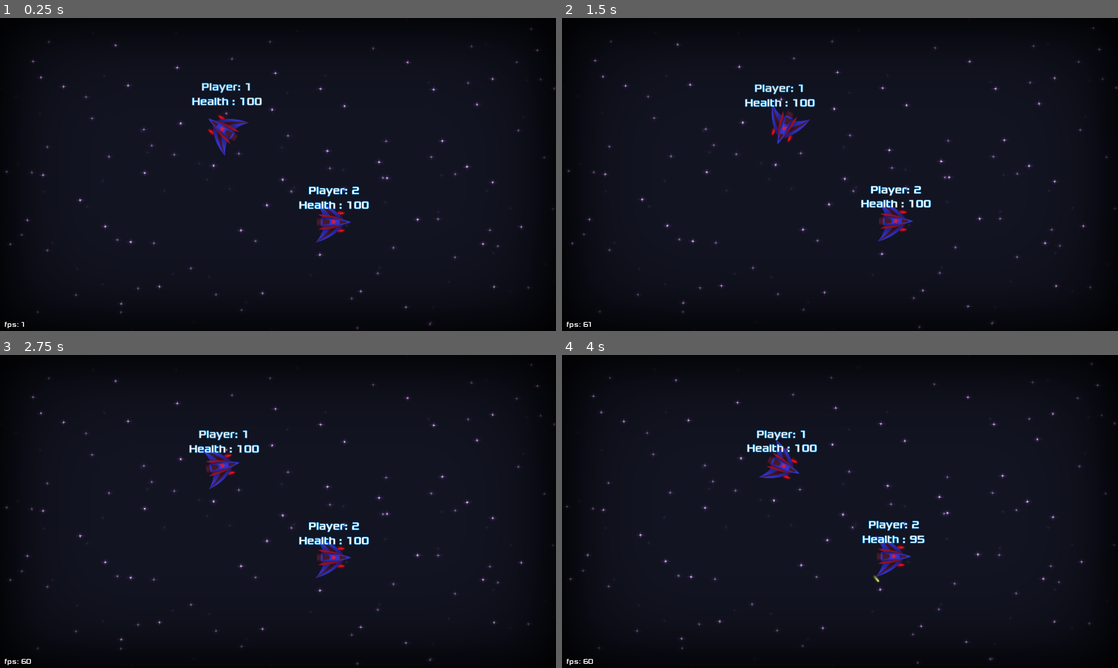
Above: before the commit, frames 1-4 (two rows, left to right).
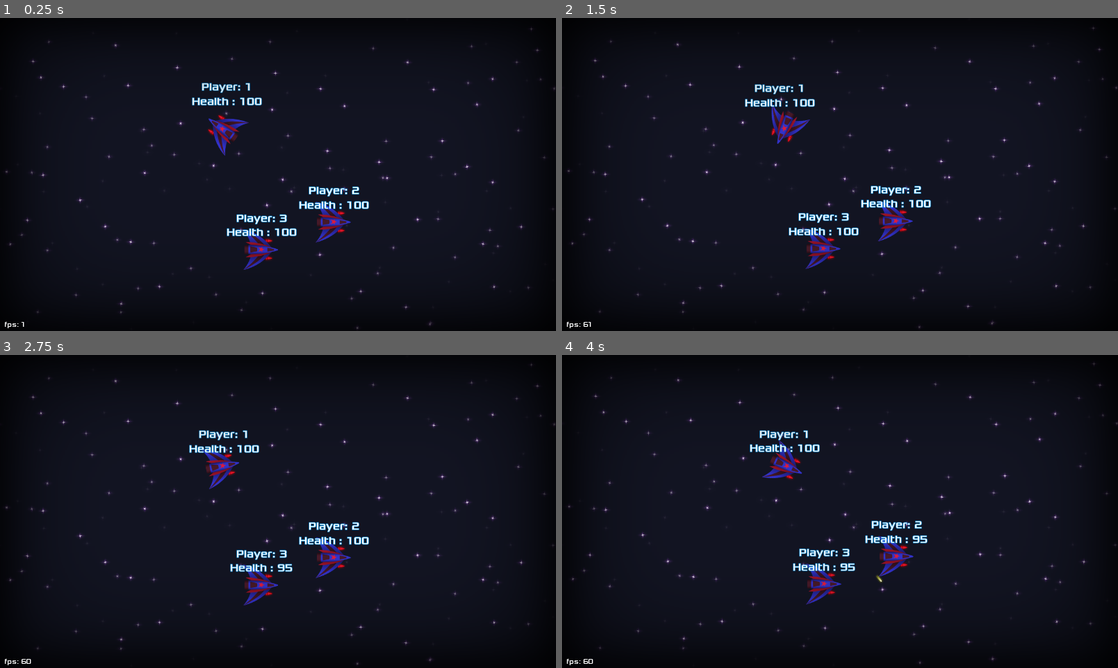
Above: after the commit, the same moments.

Repository: Najim-SD/Moon-Guardian
Game: Godot game, scene res://Scenes/Level.tscn
Two runs of this game, one before a commit and one after it. Both use one fixed random seed, a clock stepped at 60 frames per second and the inputs below.
Inputs (mouse positions are in pixels of both pictures, inside the frame that each line leads up to):
- Up to frame 1 (0.25 s): no input
- Up to frame 2 (1.5 s): move the mouse to (962, 158) at 0.52 s; right-click (962, 158) at 0.6 s; move the mouse to (728, 190) at 1.27 s; click (728, 190) at 1.35 s
- Up to frame 3 (2.75 s): move the mouse to (333, 442) at 2.02 s; right-click (333, 442) at 2.1 s
- Up to frame 4 (4 s): move the mouse to (812, 574) at 2.77 s; click (812, 574) at 2.85 s; move the mouse to (1006, 558) at 3.52 s; right-click (1006, 558) at 3.6 s

The runs differ from the first frame. In frame 1, 0.8% of the frame differs, in the area x 40-54%, y 62-81%; in frame 2, 0.8%; in frame 3, 0.7%; in frame 4, 2.8%, in the area x 0-100%, y 2-99%.

Commit message:
Camera flash effect on death

Diff:
--- a/Scenes/Level.tscn
+++ b/Scenes/Level.tscn
@@ -28,6 +28,12 @@
 playerId = 1
 team = "Enemy Team"
 
+[node name="Spaceship3" parent="." instance=ExtResource( 1 )]
+position = Vector2( 598.514, 563.981 )
+controlDevice = 1
+playerId = 2
+team = "Enemy Team"
+
 [node name="LevelBoundary" parent="." instance=ExtResource( 4 )]
 position = Vector2( 645.809, 336.359 )
 
--- a/Scenes/MultiCam.tscn
+++ b/Scenes/MultiCam.tscn
@@ -1,8 +1,21 @@
-[gd_scene load_steps=4 format=2]
+[gd_scene load_steps=10 format=2]
 
 [ext_resource path="res://Scripts/Camera2D.gd" type="Script" id=1]
 [ext_resource path="res://Art/Fx/ScreenFX.png" type="Texture" id=2]
 [ext_resource path="res://Scenes/FPS_Label.tscn" type="PackedScene" id=3]
+[ext_resource path="res://Art/Fx/WhiteScreenFX/WhiteScreenFX0001.png" type="Texture" id=4]
+[ext_resource path="res://Art/Fx/WhiteScreenFX/WhiteScreenFX0005.png" type="Texture" id=5]
+[ext_resource path="res://Art/Fx/WhiteScreenFX/WhiteScreenFX0004.png" type="Texture" id=6]
+[ext_resource path="res://Art/Fx/WhiteScreenFX/WhiteScreenFX0003.png" type="Texture" id=7]
+[ext_resource path="res://Art/Fx/WhiteScreenFX/WhiteScreenFX0002.png" type="Texture" id=8]
+
+[sub_resource type="SpriteFrames" id=1]
+animations = [ {
+"frames": [ ExtResource( 4 ), ExtResource( 8 ), ExtResource( 7 ), ExtResource( 6 ), ExtResource( 5 ) ],
+"loop": false,
+"name": "WhiteScreenFX",
+"speed": 24.0
+} ]
 
 [node name="MultiCam" type="Camera2D"]
 position = Vector2( 640, 360 )
@@ -36,3 +49,9 @@
 }
 
 [node name="FPS" parent="HUD" instance=ExtResource( 3 )]
+
+[node name="AnimatedFX" type="AnimatedSprite" parent="HUD"]
+visible = false
+frames = SubResource( 1 )
+animation = "WhiteScreenFX"
+centered = false
--- a/Scenes/Spaceship.tscn
+++ b/Scenes/Spaceship.tscn
@@ -77,7 +77,7 @@
 rotation = 1.5708
 frames = SubResource( 1 )
 animation = "JetFlame"
-frame = 2
+frame = 12
 playing = true
 
 [node name="Missile1" parent="." instance=ExtResource( 19 )]
--- a/Scripts/Camera2D.gd
+++ b/Scripts/Camera2D.gd
@@ -9,6 +9,13 @@
 	if shaking <= 0 or shakeR.y >= shakingRange.y:
 		shaking = duration
 		shakingRange = shakeR
+
+
+func playFX(fx:String):
+	print("FX ----------------------")
+	$HUD/AnimatedFX.visible = true
+	$HUD/AnimatedFX.frame = 0
+	$HUD/AnimatedFX.play(fx)
 
 
 func _ready():
--- a/Scripts/Spaceship.gd
+++ b/Scripts/Spaceship.gd
@@ -122,6 +122,7 @@
 
 
 func takeDamage(dmg:int):
+	if health <= 0: return
 	health -= dmg
 	cam.shaking = 12
 	cam.shakingRange = Vector2(-4,4)
@@ -150,6 +151,7 @@
 	audio.pitch_scale = rand_range(0.60,1)
 	audio.play()
 	$AnimatedSprite.play("explosion")
+	cam.playFX("WhiteScreenFX")
 	$Missile1.visible = false
 	$Missile2.visible = false
 	pass
Binary file added: Art/Fx/WhiteScreenFX/WhiteScreenFX0001.png
Not shown, added: Art/Fx/WhiteScreenFX/WhiteScreenFX0001.png.import
Binary file added: Art/Fx/WhiteScreenFX/WhiteScreenFX0002.png
Not shown, added: Art/Fx/WhiteScreenFX/WhiteScreenFX0002.png.import
Binary file added: Art/Fx/WhiteScreenFX/WhiteScreenFX0003.png
Not shown, added: Art/Fx/WhiteScreenFX/WhiteScreenFX0003.png.import
Binary file added: Art/Fx/WhiteScreenFX/WhiteScreenFX0004.png
Not shown, added: Art/Fx/WhiteScreenFX/WhiteScreenFX0004.png.import
Binary file added: Art/Fx/WhiteScreenFX/WhiteScreenFX0005.png
Not shown, added: Art/Fx/WhiteScreenFX/WhiteScreenFX0005.png.import
